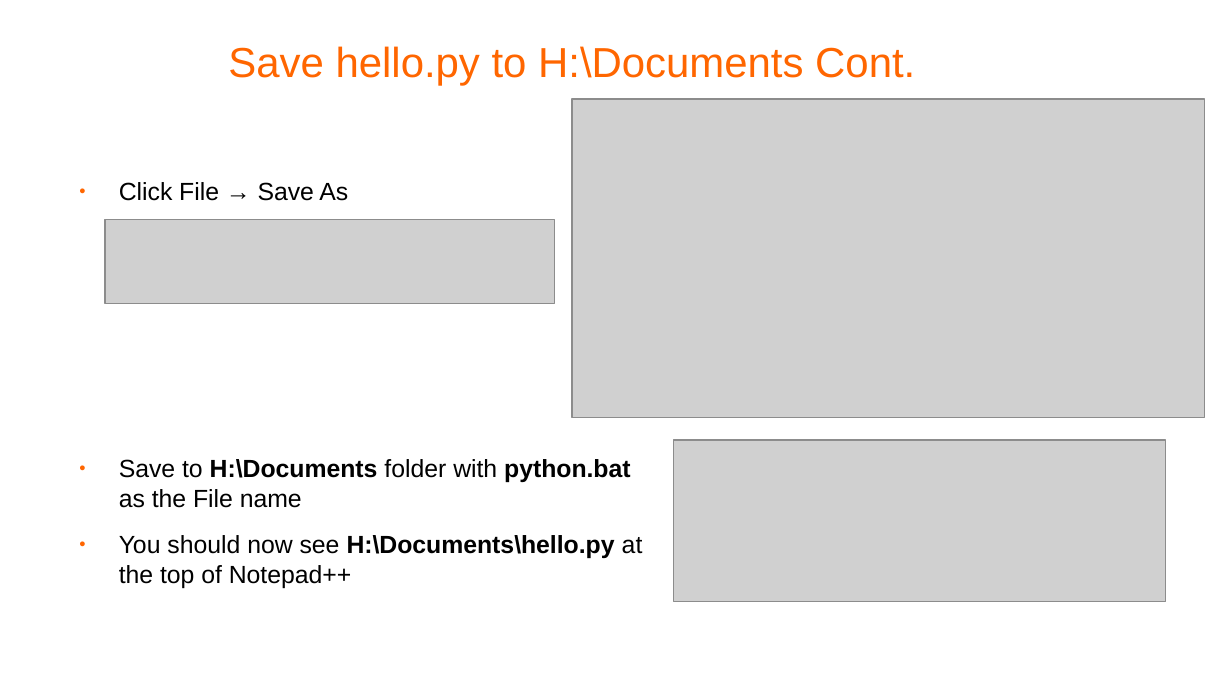
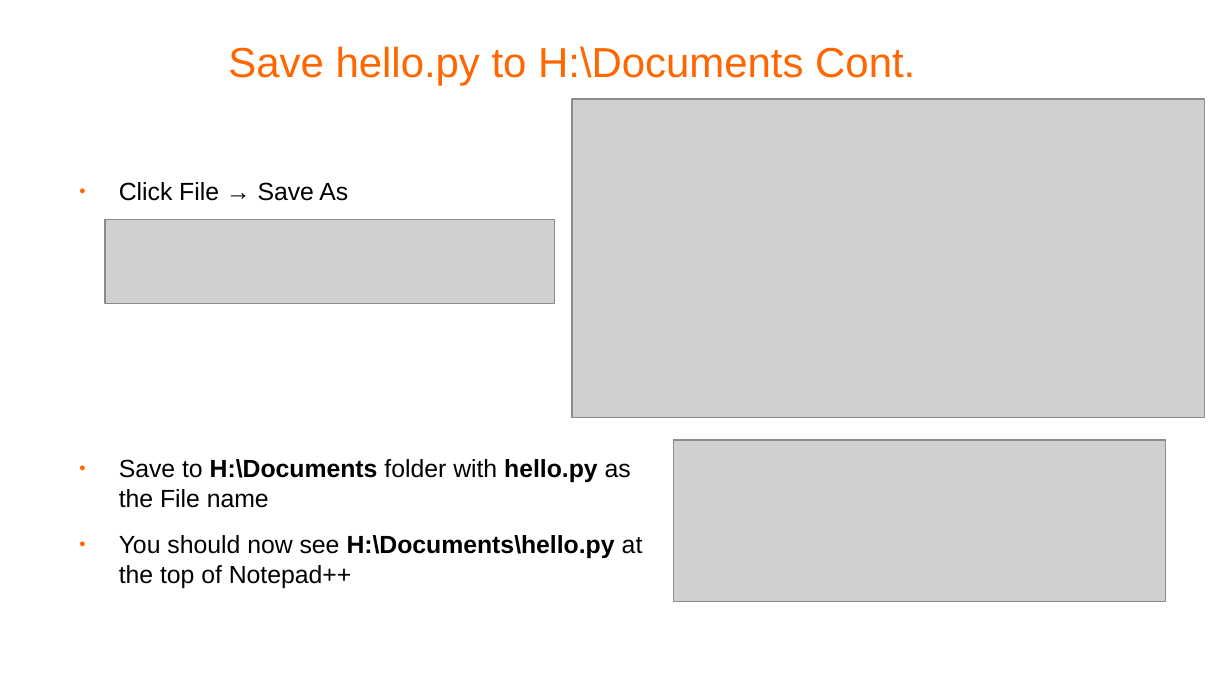
Before and after one commit to pellcorp/coding, a slide deck: slide 8 of docs/python-coding.odp (slide 10 before the commit). Drawn at 1232x693 pixels with LibreOffice and Linux fonts; fonts in the diff are those of the drawing; grey boxes stand for pictures; background and template pictures are left out. Boxes give left, top, right and bottom in pixels: in the first picture for what was removed or moved away, otherwise in the second. Text is boxed around its words. In the diff, an @@ line names an element or a change of style, - is before the commit and + after.

```diff
--- a/docs/python-coding.odp
+++ b/docs/python-coding.odp
@@ text at (119, 459, 631, 508): text changed @@
-● Save to H:\Documents folder with python.bat as the File name
+● Save to H:\Documents folder with hello.py as the File name
```
Also in this commit, not shown: 3 other slides changed, 4 slides added, 1 other file.
